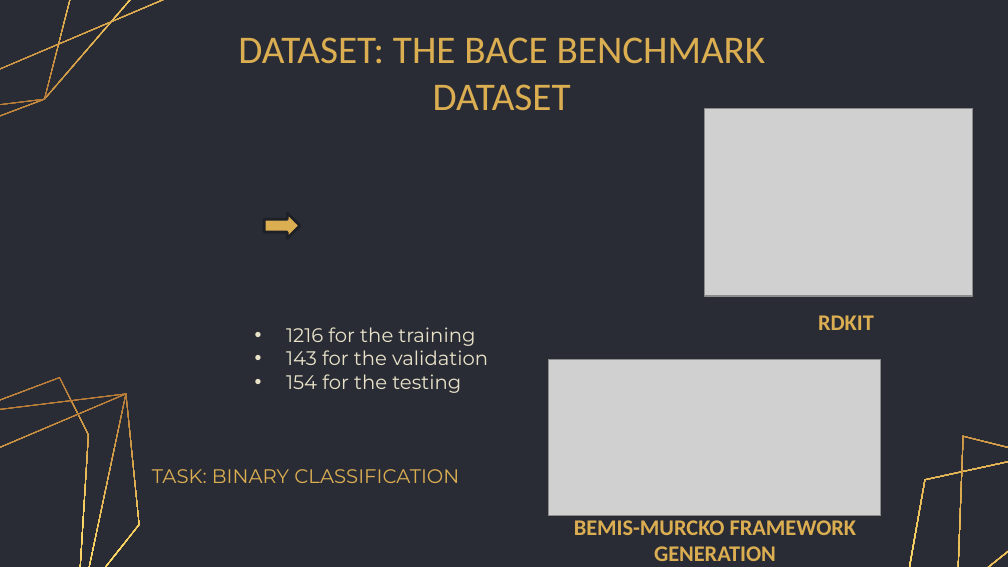
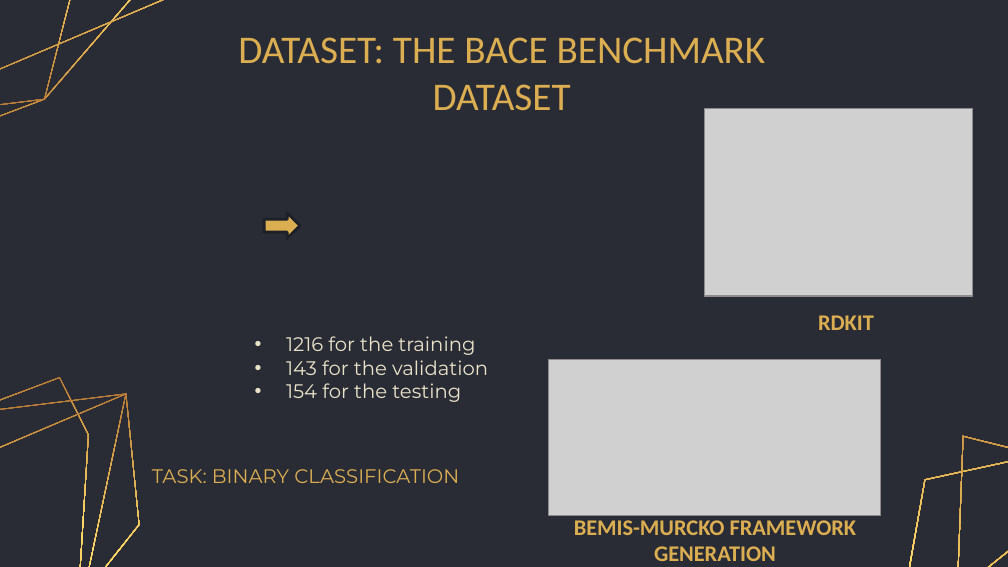
Before and after one commit to gretagrassmann/Machine-Learning-Exam, a slide deck: slide 6 of ML_presentation.pptx. Drawn at 1008x567 pixels with LibreOffice and Linux fonts; fonts in the diff are those of the drawing; grey boxes stand for pictures. Boxes give left, top, right and bottom in pixels: in the first picture for what was removed or moved away, otherwise in the second. Text is boxed around its words. In the diff, an @@ line names an element or a change of style, - is before the commit and + after.

```diff
--- a/ML_presentation.pptx
+++ b/ML_presentation.pptx
@@ text "1216 for the training" moved from (x1=286, y1=327, x2=488, y2=393) to (x1=286, y1=336, x2=488, y2=402) @@
```
Also in this commit, not shown: 10 other slides changed.
